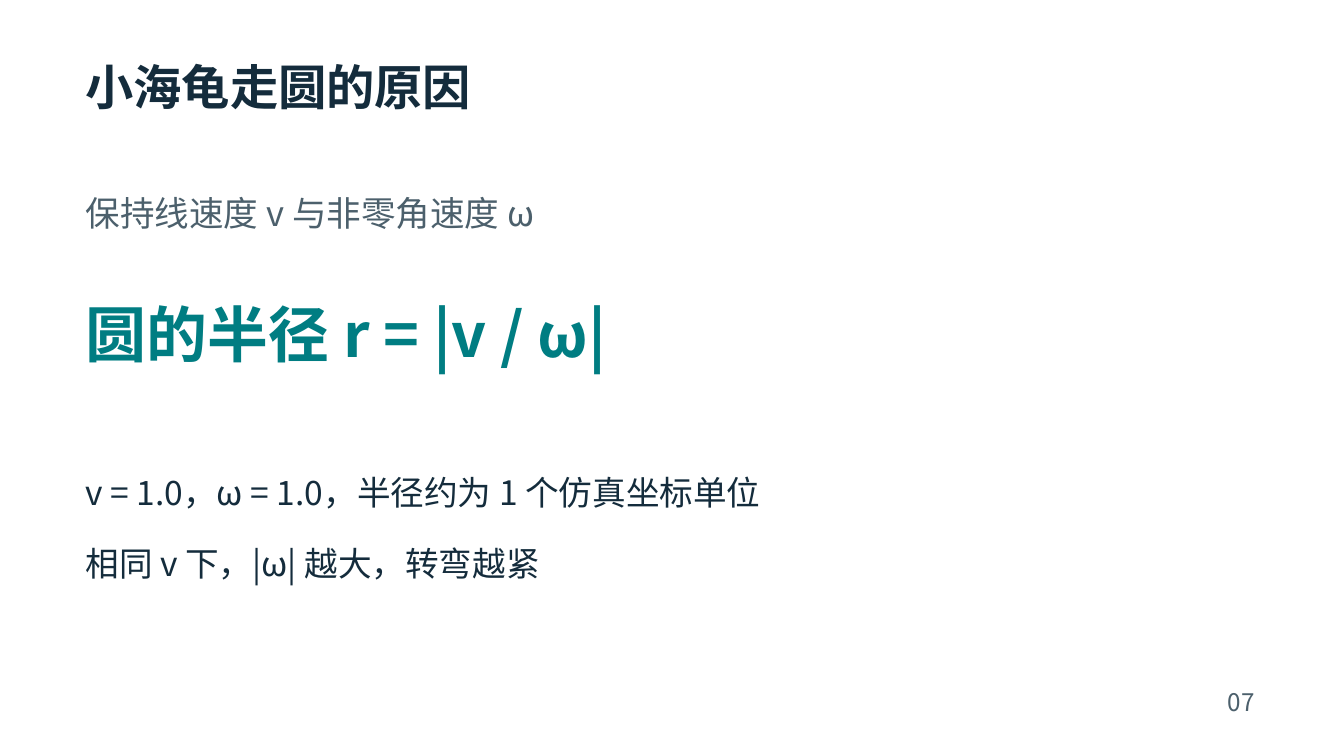
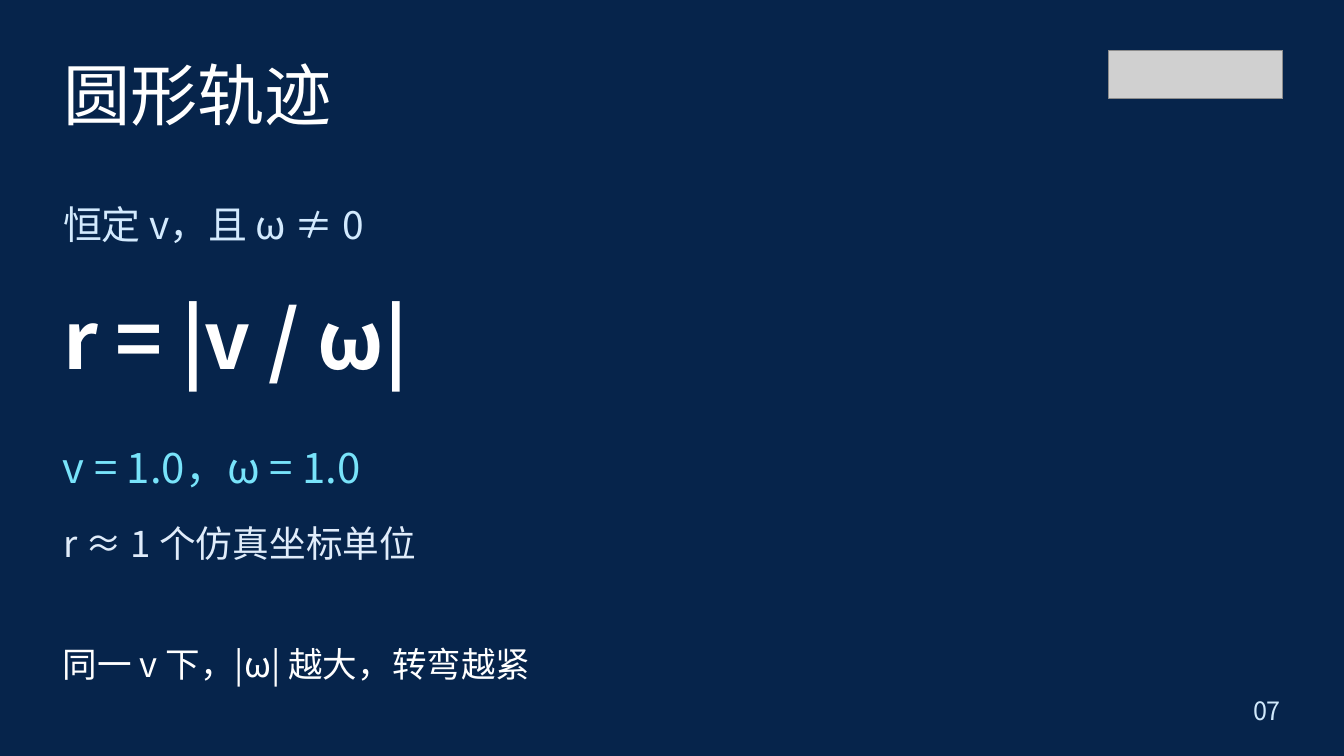
Before and after one commit to lingyunzhi328/Robo-Education-Recruitment-2026, a slide deck: slide 7 of slides/ROS2小海龟控制.pptx. Drawn at 1344x756 pixels with LibreOffice and Linux fonts; fonts in the diff are those of the drawing; grey boxes stand for pictures; background and template pictures are left out. Boxes give left, top, right and bottom in pixels: in the first picture for what was removed or moved away, otherwise in the second. Text is boxed around its words. In the diff, an @@ line names an element or a change of style, - is before the commit and + after.

```diff
--- a/slides/ROS2小海龟控制.pptx
+++ b/slides/ROS2小海龟控制.pptx
@@ background #FFFFFF to picture (left out) @@
@@ picture added at [1109,50,1284,99] @@
@@ text added at [63,63,332,126], 48 pt, text #FFFFFF @@
+圆形轨迹
@@ text removed at [86,64,472,110] @@
-小海龟走圆的原因
@@ text at [63,206,364,243]: text changed; size 24 to 27.8 pt; text colour #142C3C to #D3EAFE @@
-v = 1.0，ω = 1.0，半径约为 1 个仿真坐标单位
-相同 v 下，|ω| 越大，转弯越紧
+恒定 v，且 ω ≠ 0
@@ text removed at [86,197,535,229] @@
-保持线速度 v 与非零角速度 ω
@@ text at [63,301,408,390]: text changed; size 43.5 to 57 pt; text colour #007D82 to #FFFFFF @@
-圆的半径 r = |v / ω|
+r = |v / ω|
@@ text added at [63,452,360,487], 30 pt, text #78E3FA @@
+v = 1.0，ω = 1.0
@@ text added at [63,526,416,560], 26.2 pt, text #E0ECFA @@
+r ≈ 1 个仿真坐标单位
@@ text added at [63,647,530,686], 24.8 pt, text #FFFFFF @@
+同一 v 下，|ω| 越大，转弯越紧
@@ text "07": place and size @@
-text "07" at [1228,693,1255,712]
+text "07" at [1253,701,1281,721]
@@ text "07" at [1253,701,1281,721]: size 17.2 to 18 pt, text colour #4C606C to #CFE8FB; alignment left to right @@
```
Also in this commit, not shown: 7 other slides changed, 2 slides added, 2 slides removed, 12 other files.
